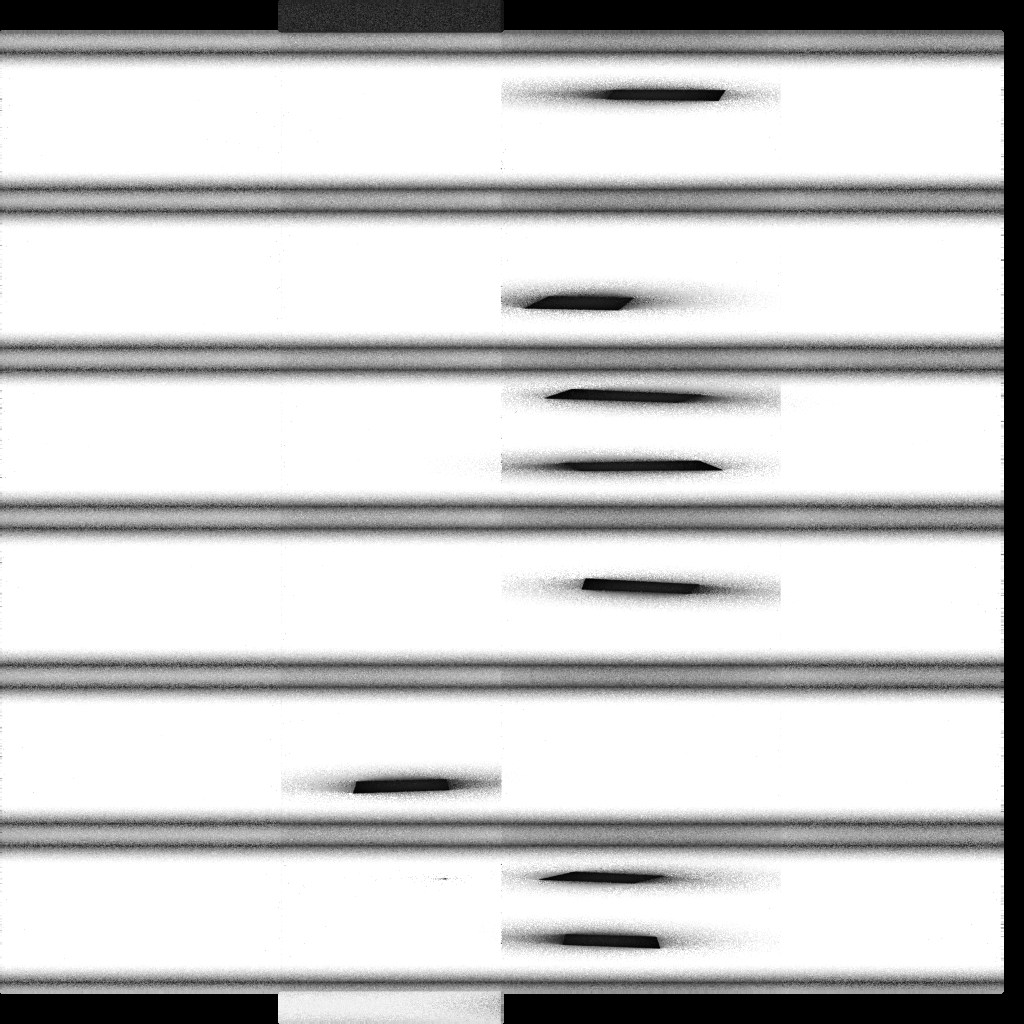
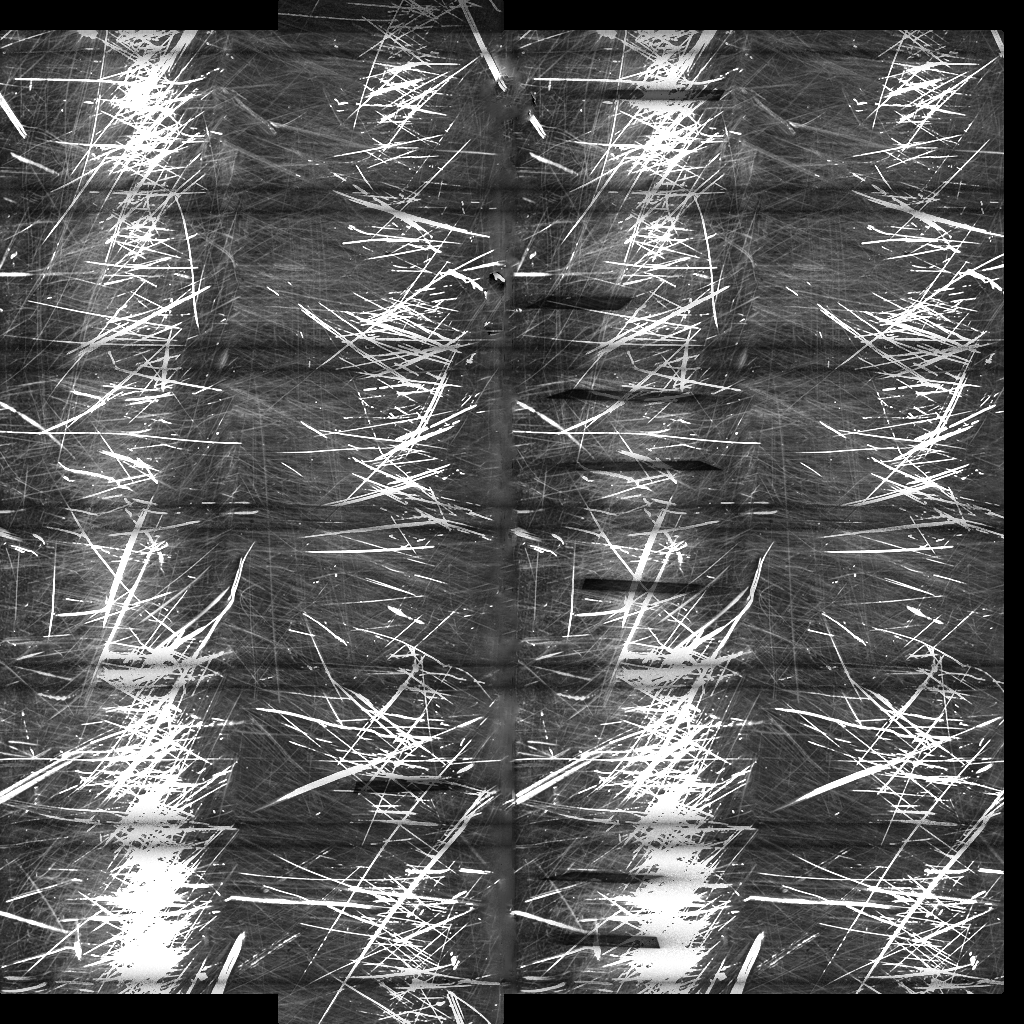
Comparing the layer stacks of the two 1024 x 1024 images. Changes:
added layer "Capa 1 copia" above "Layer 2" over [0, 0, 1004, 1024]
